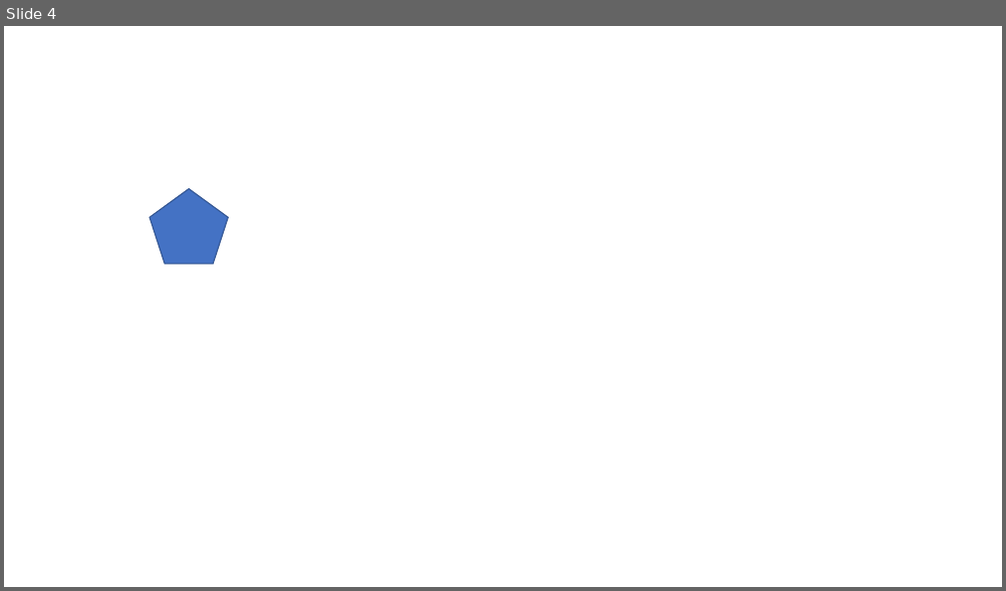
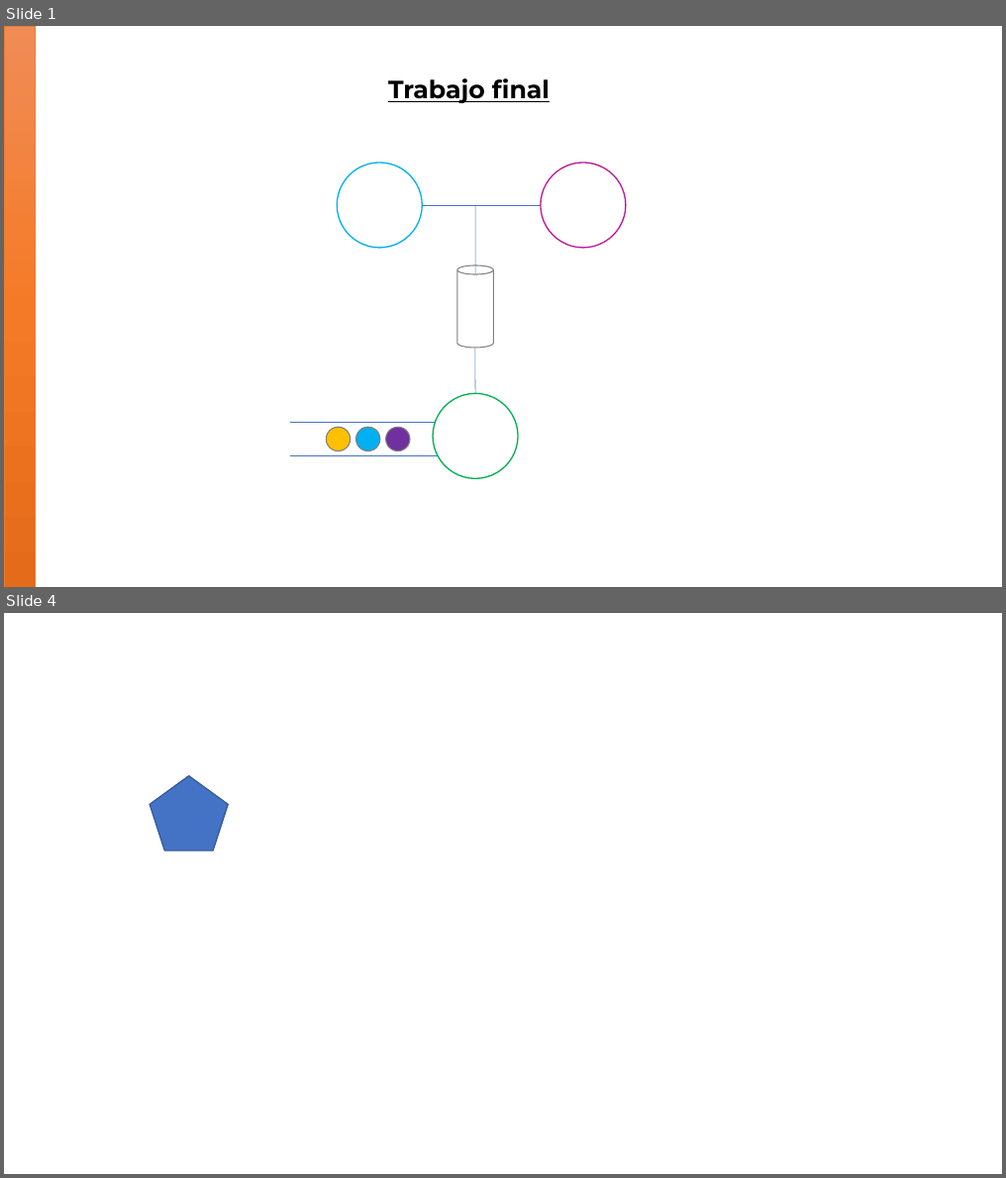
Before and after one commit to cruz-victor/animaciones, a slide deck: trayectoriaDeAnimaciones.pptx. Shown one above the other, each under a label of ours: slide 4 before the commit, slides 1 and 4 after it; the slides between them are not shown. The pictures are 1006x591 and 1006x1178 pixels, drawn with LibreOffice and Linux fonts; fonts in the diff are those of the drawing. Boxes give left, top, right and bottom in pixels: in the first picture for what was removed or moved away, otherwise in the second. Text is boxed around its words. In the diff, an @@ line names an element or a change of style, - is before the commit and + after.

```diff
--- a/trayectoriaDeAnimaciones.pptx
+++ b/trayectoriaDeAnimaciones.pptx
@@ slide 1 added at [4, 26, 1002, 587], background #FFFFFF @@
@@ rectangle added at [4, 26, 35, 587], fill gradient #F18C57 to #F67B28 to #E56C19, outline #ED7D31 0.5 pt @@
@@ text added at [388, 78, 549, 103], 24 pt, text #000000, bold, underline @@
+Trabajo final
@@ ellipse added at [338, 163, 423, 248], fill #FFFFFF, outline #00B0F0 1.25 pt @@
@@ ellipse added at [541, 163, 626, 248], fill #FFFFFF, outline #BE1893 1.25 pt @@
@@ line added from (423, 205) to (541, 205), #4472C4 0.5 pt @@
@@ line added from (475, 274) to (475, 205), #4472C4 0.5 pt @@
@@ cylinder added at [457, 266, 494, 348], fill #FFFFFF, outline #808080 1 pt @@
@@ line added from (475, 393) to (475, 348), #4472C4 0.5 pt @@
@@ ellipse added at [433, 393, 519, 478], fill #FFFFFF, outline #00B050 1.25 pt @@
@@ line added from (290, 423) to (445, 423), #4472C4 0.5 pt @@
@@ ellipse added at [326, 427, 350, 452], fill #FFC000, outline #808080 1 pt @@
@@ ellipse added at [355, 427, 380, 452], fill #00B0F0, outline #808080 1 pt @@
@@ ellipse added at [386, 427, 410, 452], fill #7030A0, outline #808080 1 pt @@
@@ line added from (290, 457) to (445, 457), #4472C4 0.5 pt @@
```
Also in this commit, not shown: 3 other slides added, 3 slides removed.
